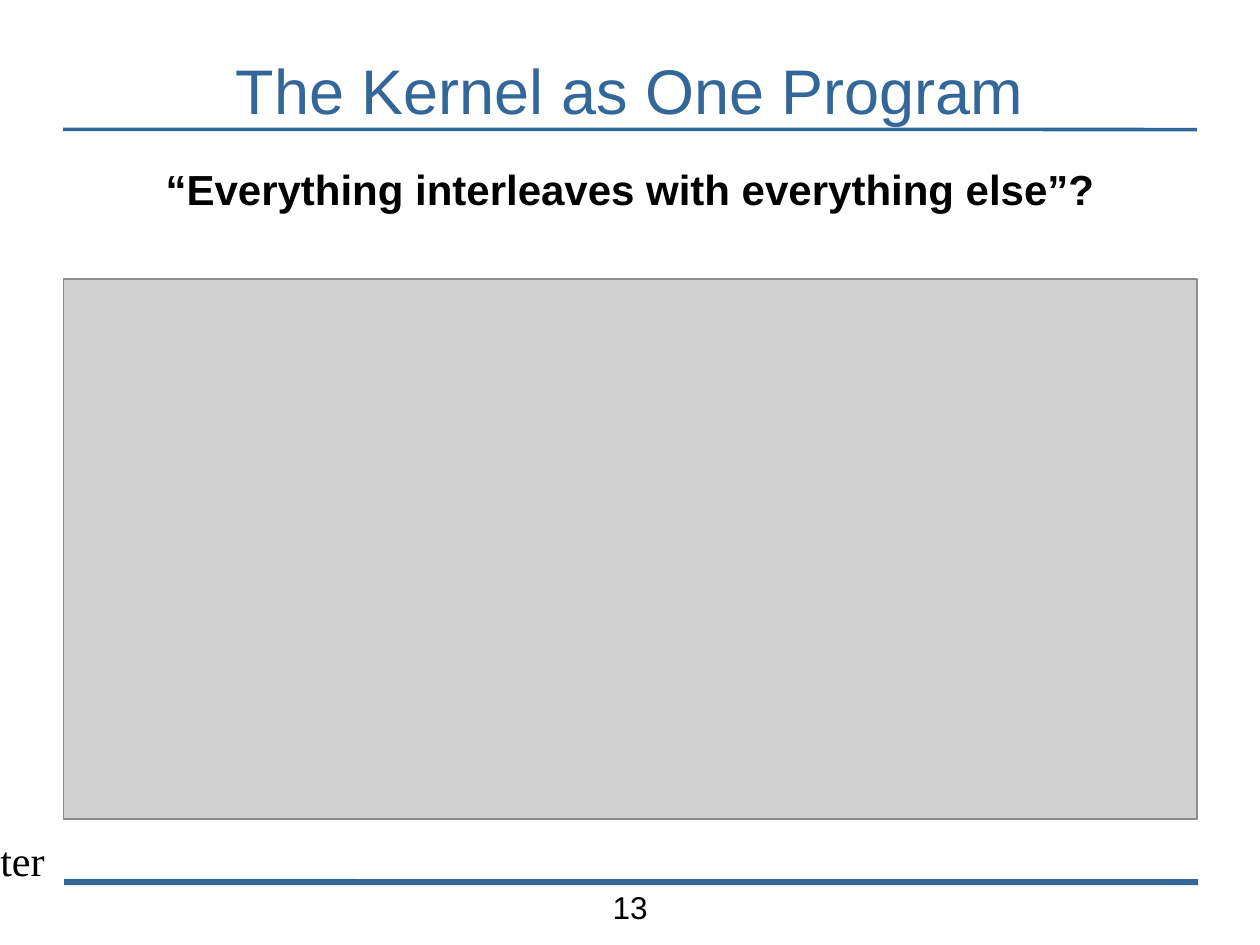
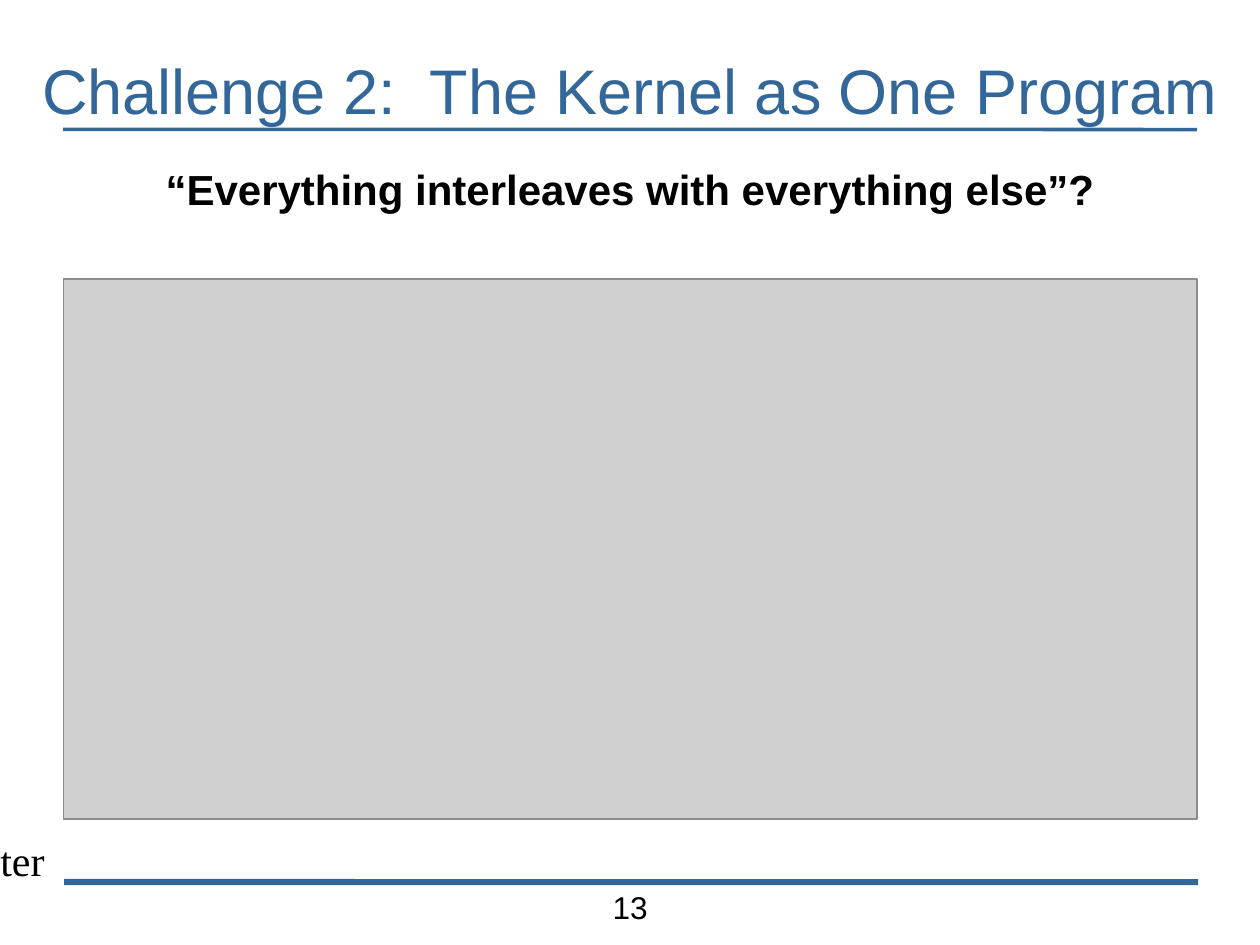
Before and after one commit to bblum/talks, a slide deck: slide 13 of pdl-retreat/pdl-talk.odp. Drawn at 1260x945 pixels with LibreOffice and Linux fonts; fonts in the diff are those of the drawing; grey boxes stand for pictures; background and template pictures are left out. Boxes give left, top, right and bottom in pixels: in the first picture for what was removed or moved away, otherwise in the second. Text is boxed around its words. In the diff, an @@ line names an element or a change of style, - is before the commit and + after.

```diff
--- a/pdl-retreat/pdl-talk.odp
+++ b/pdl-retreat/pdl-talk.odp
@@ title at [42, 68, 1216, 125]: text changed @@
-The Kernel as One Program
+Challenge 2: The Kernel as One Program
```
Also in this commit, not shown: 7 other slides changed, 1 slide added.
